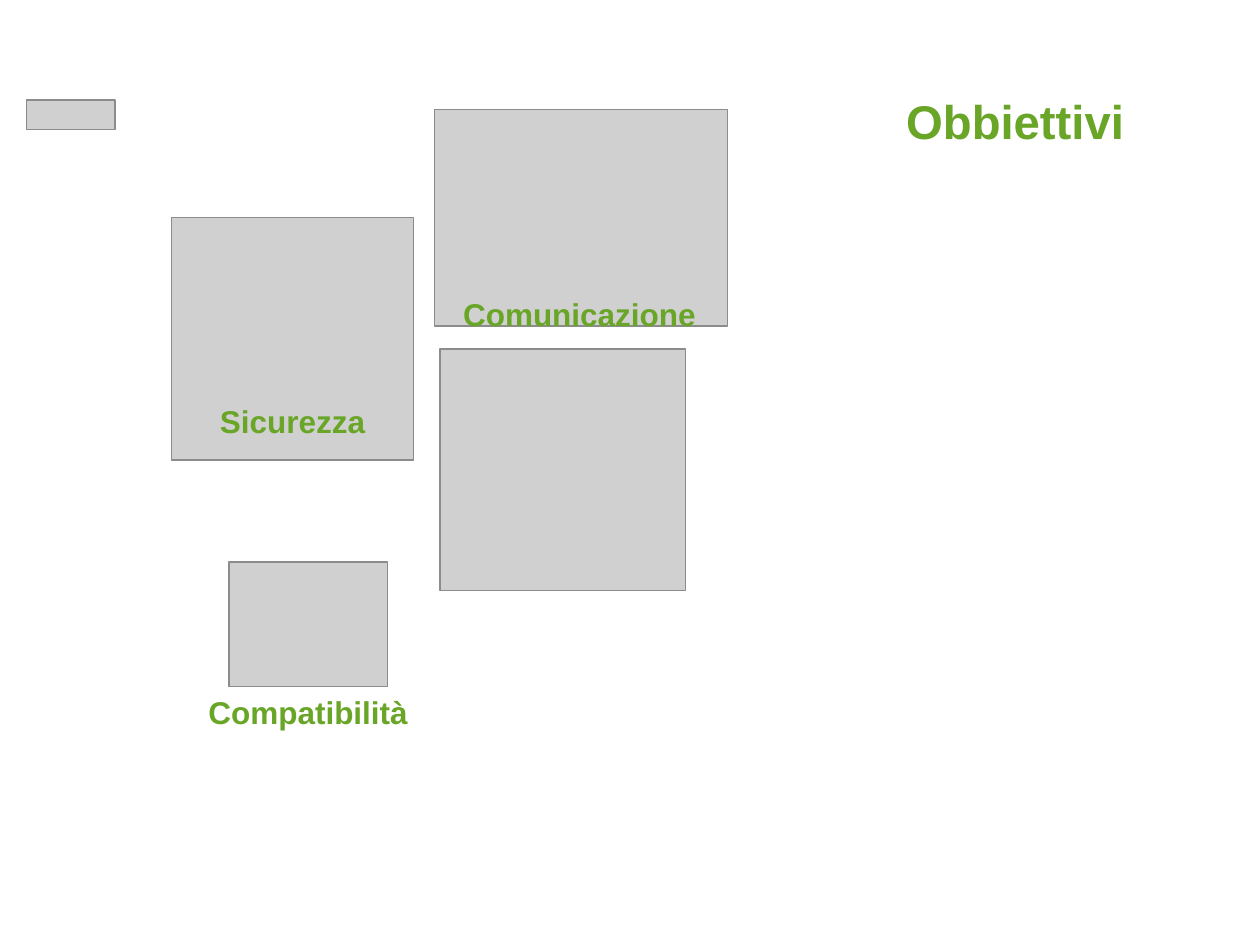
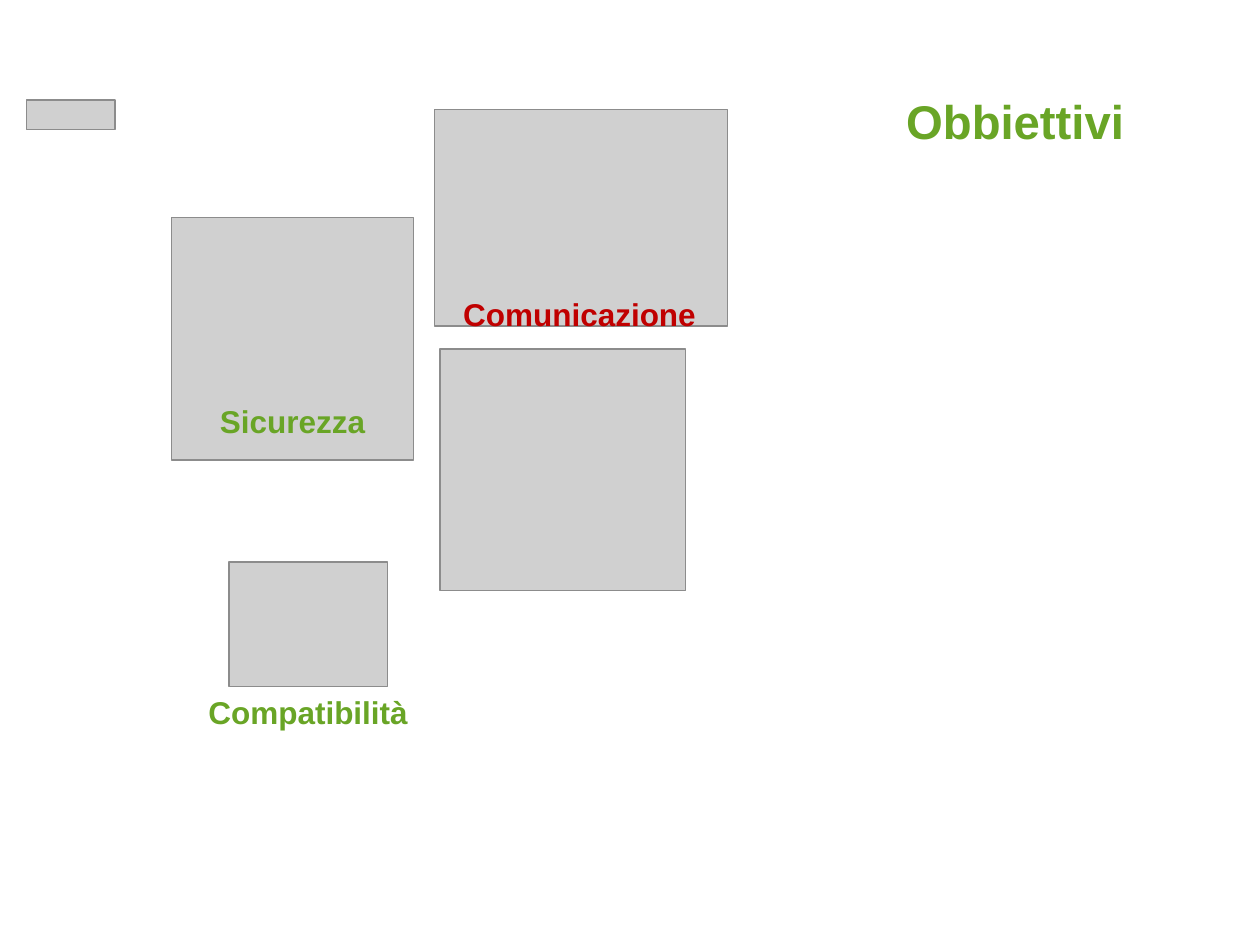
Before and after one commit to AlessioTommasi-supsi/iotProject, a slide deck: slide 11 of docs/tesi/MSE_Master Thesis_Presentation_AlessioTommasi PostIncontro.pptx. Drawn at 1260x945 pixels with LibreOffice and Linux fonts; fonts in the diff are those of the drawing; grey boxes stand for pictures; background and template pictures are left out. Boxes give left, top, right and bottom in pixels: in the first picture for what was removed or moved away, otherwise in the second. Text is boxed around its words. In the diff, an @@ line names an element or a change of style, - is before the commit and + after.

```diff
--- a/docs/tesi/MSE_Master Thesis_Presentation_AlessioTommasi PostIncontro.pptx
+++ b/docs/tesi/MSE_Master Thesis_Presentation_AlessioTommasi PostIncontro.pptx
@@ text "Comunicazione" at [463,303,696,332]: text colour #69A526 to #C00000 @@
```
Also in this commit, not shown: 3 other slides changed, 1 slide added, 1 slide removed, 1 other file.
